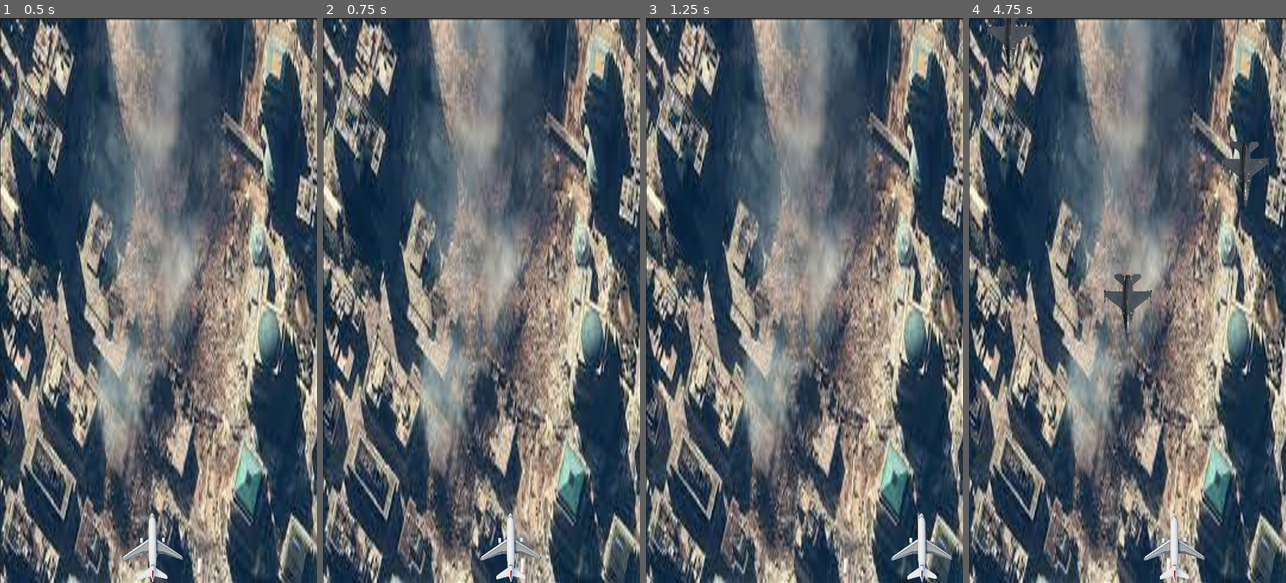
Above: before the commit, frames 1-4 (left to right).
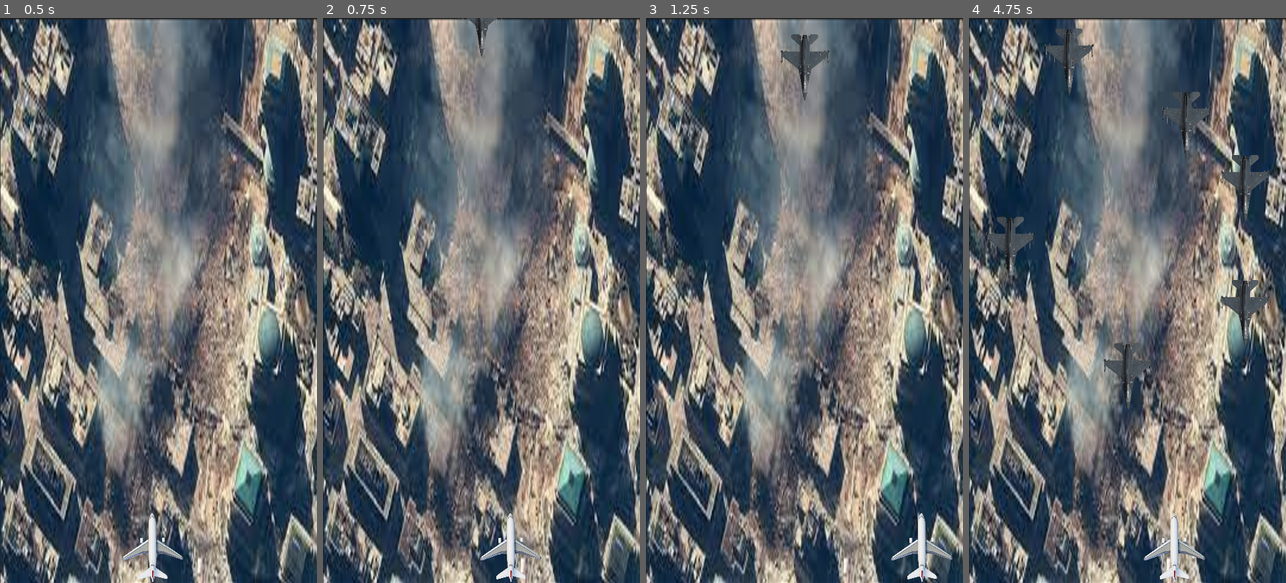
Above: after the commit, the same moments.

Repository: oneofthecodersofalltime/9-11-sequel
Game: Godot game, scene res://World.tscn
Same seed, same stepped clock (60 frames per second), same inputs: the game is played once before the commit and once after it.
Inputs:
- Up to frame 1 (0.5 s): no input
- Up to frame 2 (0.75 s): tap Enter (ui_accept) at 0.5, 0.6 s; hold Right (ui_right) from 0.53 s (still down)
- Up to frame 3 (1.25 s): keep holding Right (ui_right); tap Enter (ui_accept) at 0.77, 1.07 s
- Up to frame 4 (4.75 s): release Right (ui_right) at 1.28 s; hold Down (ui_down) 1.28-2.03 s; tap Enter (ui_accept) at 1.35, 1.52, 1.82, 2.1, 2.85, 3.02, 3.32, 3.6, 3.77, 4.07, 4.35, 4.52 s; hold Right (ui_right) 2.03-2.78 s; hold Up (ui_up) 2.78-3.53 s; hold Left (ui_left) from 3.53 s (still down)

Frame 1 is identical in both runs. In frame 2, 0.2% of the frame differs, in the area x 42-58%, y 0-7%; in frame 3, 0.6%; in frame 4, 4.3%, in the area x 5-95%, y 0-70%.

Commit message:
update 1

Diff:
--- a/20 min shit/Enemy.gd
+++ b/20 min shit/Enemy.gd
@@ -1,4 +1,6 @@
 extends Area2D
+
+signal enemy_died
 
 export (int) var speed = 150
 
--- a/20 min shit/Player.gd
+++ b/20 min shit/Player.gd
@@ -1,7 +1,11 @@
 extends Area2D
 class_name player
 
+signal spawn_laser(location)
+
 var speed = 300
+
+onready var muzzle = $Muzzle
 
 var input_vector = Vector2.ZERO
 
@@ -13,6 +17,10 @@
 
 	global_position += input_vector * speed * delta
 
+	if Input.is_action_just_pressed("ui_accept"):
+		shoot_laser()
+
+
 func take_damage(damage):
 	hp -= damage
 	if hp <= 0:
@@ -22,3 +30,6 @@
 func _on_Area2D_area_entered(area):
 	if area.is_in_group("enemies"):
 		area.take_damage(1)
+
+func shoot_laser():
+	emit_signal("spawn_laser", muzzle.global_position)
--- a/20 min shit/Player.tscn
+++ b/20 min shit/Player.tscn
@@ -15,4 +15,7 @@
 [node name="CollisionPolygon2D" type="CollisionPolygon2D" parent="."]
 polygon = PoolVector2Array( -52, 16, -8, -15, -6, -52, -1, -59, 4, -52, 8, -15, 52, 15, 52, 21, 8, 10, 6, 34, 26, 48, 25, 54, -24, 55, -25, 48, -6, 33, -7, 10, -52, 23 )
 
+[node name="Muzzle" type="Position2D" parent="."]
+position = Vector2( 0, -60 )
+
 [connection signal="area_entered" from="." to="." method="_on_Area2D_area_entered"]
--- /dev/null
+++ b/20 min shit/World.gd
@@ -0,0 +1,10 @@
+extends Node2D
+
+var score = 0
+
+var laser = preload("res://playerlaser.tscn")
+
+func _on_player_spawn_laser(location):
+	var l = laser.instance()
+	l.global_position = location
+	add_child(l)
--- a/20 min shit/enemy spawner.gd
+++ b/20 min shit/enemy spawner.gd
@@ -12,6 +12,7 @@
 	var index = randi() % spawn_positions.size()
 	var enemy = Enemy.instance()
 	enemy.global_position = spawn_positions[index].global_position
+	enemy.connect("enemy_died", get_tree().current_scene, "score")
 	add_child(enemy)
 
 func _on_Timer_timeout():
--- a/20 min shit/enemy spawner.tscn
+++ b/20 min shit/enemy spawner.tscn
@@ -23,7 +23,7 @@
 position = Vector2( 470, 0 )
 
 [node name="Timer" type="Timer" parent="."]
-wait_time = 1.5
+wait_time = 0.712
 autostart = true
 
 [connection signal="timeout" from="Timer" to="." method="_on_Timer_timeout"]
--- /dev/null
+++ b/20 min shit/playerlaser.gd
@@ -0,0 +1,11 @@
+extends Area2D
+
+var speed = 1000
+
+func _physics_process(delta):
+	global_position.y += -speed * delta
+
+func _on_playerlaser_area_entered(area):
+	if area.is_in_group("enemies"):
+		area.take_damage(1)
+		queue_free()
--- /dev/null
+++ b/20 min shit/playerlaser.tscn
@@ -0,0 +1,22 @@
+[gd_scene load_steps=4 format=2]
+
+[ext_resource path="res://playerlaser.gd" type="Script" id=1]
+[ext_resource path="res://missile-removebg-preview.png" type="Texture" id=2]
+
+[sub_resource type="CapsuleShape2D" id=1]
+radius = 6.0
+
+[node name="playerlaser" type="Area2D"]
+collision_mask = 5
+script = ExtResource( 1 )
+
+[node name="CollisionShape2D" type="CollisionShape2D" parent="."]
+shape = SubResource( 1 )
+
+[node name="Missile-removebg-preview" type="Sprite" parent="."]
+position = Vector2( -1, 12 )
+rotation = 0.698132
+scale = Vector2( 0.0625, 0.147403 )
+texture = ExtResource( 2 )
+
+[connection signal="area_entered" from="." to="." method="_on_playerlaser_area_entered"]
--- a/20 min shit/project.godot
+++ b/20 min shit/project.godot
@@ -38,6 +38,16 @@
 
 [input]
 
+ui_accept={
+"deadzone": 0.5,
+"events": [ Object(InputEventKey,"resource_local_to_scene":false,"resource_name":"","device":0,"alt":false,"shift":false,"control":false,"meta":false,"command":false,"pressed":false,"scancode":16777221,"physical_scancode":0,"unicode":0,"echo":false,"script":null)
+, Object(InputEventKey,"resource_local_to_scene":false,"resource_name":"","device":0,"alt":false,"shift":false,"control":false,"meta":false,"command":false,"pressed":false,"scancode":16777222,"physical_scancode":0,"unicode":0,"echo":false,"script":null)
+, Object(InputEventKey,"resource_local_to_scene":false,"resource_name":"","device":0,"alt":false,"shift":false,"control":false,"meta":false,"command":false,"pressed":false,"scancode":32,"physical_scancode":0,"unicode":0,"echo":false,"script":null)
+, Object(InputEventJoypadButton,"resource_local_to_scene":false,"resource_name":"","device":0,"button_index":0,"pressure":0.0,"pressed":false,"script":null)
+, Object(InputEventKey,"resource_local_to_scene":false,"resource_name":"","device":0,"alt":false,"shift":false,"control":false,"meta":false,"command":false,"pressed":false,"scancode":0,"physical_scancode":69,"unicode":0,"echo":false,"script":null)
+, Object(InputEventKey,"resource_local_to_scene":false,"resource_name":"","device":0,"alt":false,"shift":false,"control":false,"meta":false,"command":false,"pressed":false,"scancode":69,"physical_scancode":0,"unicode":0,"echo":false,"script":null)
+ ]
+}
 ui_left={
 "deadzone": 0.5,
 "events": [ Object(InputEventKey,"resource_local_to_scene":false,"resource_name":"","device":0,"alt":false,"shift":false,"control":false,"meta":false,"command":false,"pressed":false,"scancode":16777231,"physical_scancode":0,"unicode":0,"echo":false,"script":null)
Binary file added: 20 min shit/20 min shit.apple-touch-icon.png
Not shown, added: 20 min shit/20 min shit.apple-touch-icon.png.import
Binary file added: 20 min shit/20 min shit.png
Not shown, added: 20 min shit/20 min shit.png.import
Not shown, added: 20 min shit/export_presets.cfg
Binary file added: 20 min shit/icon.png
Not shown, added: 20 min shit/icon.png.import
Binary file added: 20 min shit/missile-removebg-preview.png
Not shown, added: 20 min shit/missile-removebg-preview.png.import
Binary file added: 20 min shit/pls/20 min shit.apple-touch-icon.png
Not shown, added: 20 min shit/pls/20 min shit.apple-touch-icon.png.import
Binary file added: 20 min shit/pls/20 min shit.icon.png
(and 14 more such lines)
